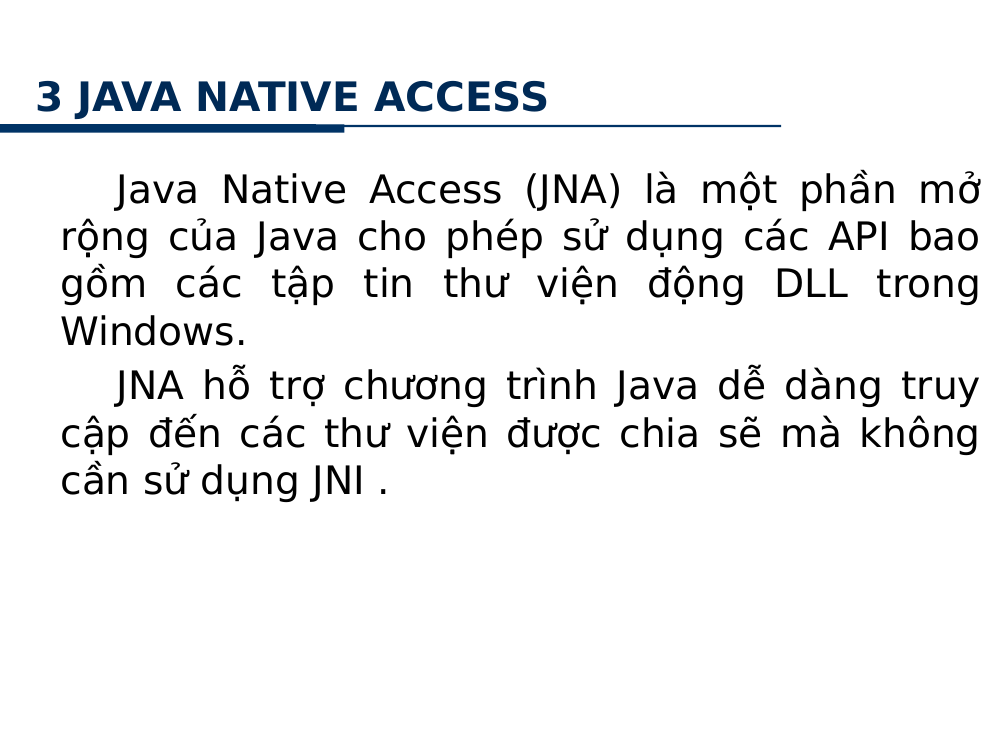
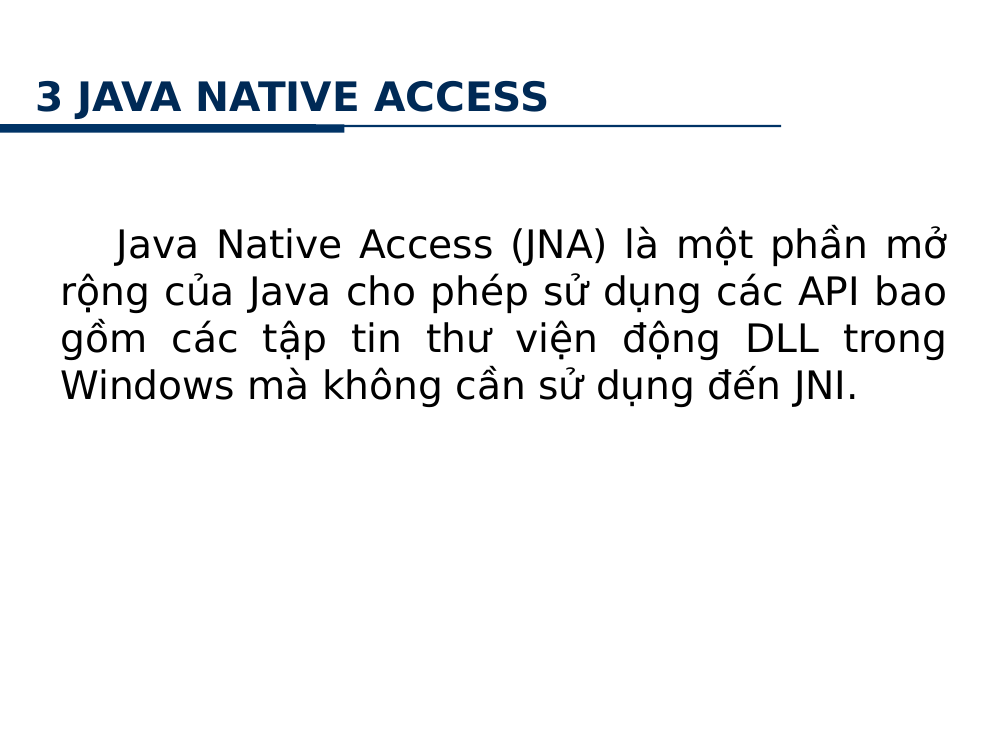
Before and after one commit to minhkhanh/UofS-Java, a slide deck: slide 27 of Seminar_JNI/Slide_00.pptx (slide 28 before the commit). Drawn at 1008x756 pixels with LibreOffice and Linux fonts; fonts in the diff are those of the drawing; background and template pictures are left out. Boxes give left, top, right and bottom in pixels: in the first picture for what was removed or moved away, otherwise in the second. Text is boxed around its words. In the diff, an @@ line names an element or a change of style, - is before the commit and + after.

```diff
--- a/Seminar_JNI/Slide_00.pptx
+++ b/Seminar_JNI/Slide_00.pptx
@@ text at [60,226,947,407]: text changed @@
-Java Native Access (JNA) là một phần mở rộng của Java cho phép sử dụng các API bao gồm các tập tin thư viện động DLL trong Windows.
-JNA hỗ trợ chương trình Java dễ dàng truy cập đến các thư viện được chia sẽ mà không cần sử dụng JNI .
+Java Native Access (JNA) là một phần mở rộng của Java cho phép sử dụng các API bao gồm các tập tin thư viện động DLL trong Windows mà không cần sử dụng đến JNI.
```
Also in this commit, not shown: 15 other slides changed, 1 slide removed.
